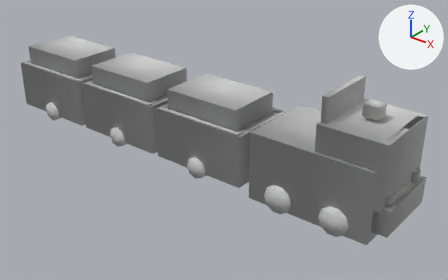
Renders of the FBX model game/Airside/Assets/Airside/Art/Models/Vehicles/mdl_baggage_tug_train_authored_v01.fbx from each side of a commit.
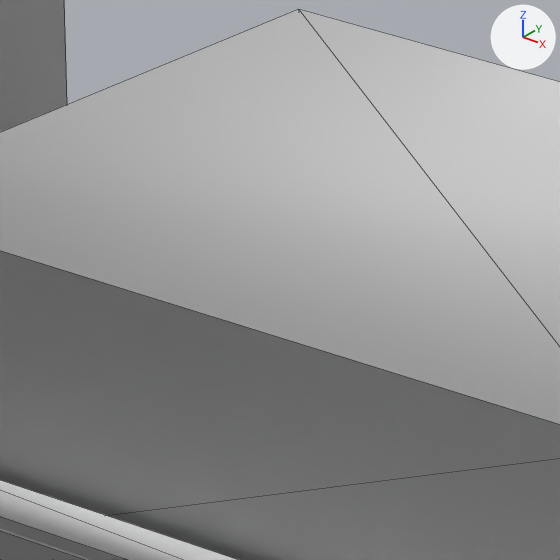
The first picture shows the older version from a camera (50 mm lens) standing at (0.0688, -0.0626, 0.0432) and looking at (0.0178, 0.0011, 0.0037). The close-ups show the older and then the newer version on the part from 40% to 51% of the width and 26% to 43% of the height of that picture. Only the edits that show in the close-ups are written down. Every picture has the same lights, and +X, +Y and +Z are marked at upper right. The close-ups show mesh edges as thin lines. Where no turn or scale is listed for an object, it has been applied to the vertices.

The first close-up shows 'cargo_1', 'cargo_2', 'cart_1', 'cart_rail_1'.
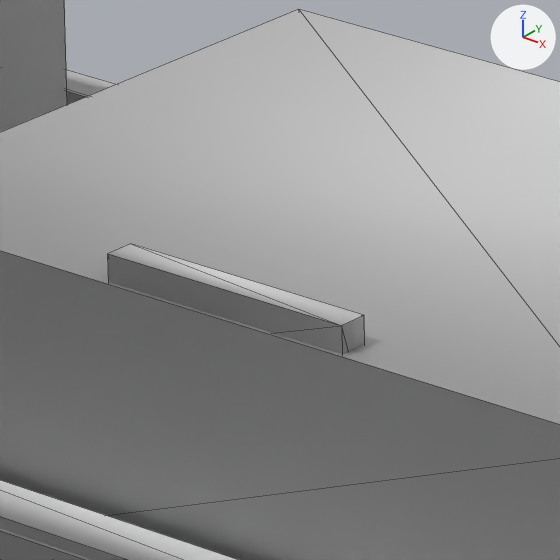
Where the change shows, as pixel boxes [x1, y1, x2, y2] in the close-ups (560 x 560 px):
'cargo_tag_1', added
    after: [108, 244, 365, 354]
'cart_gate_2', added
    after: [66, 70, 116, 105]

Diff of the bpy script that builds the scene:
```diff
--- a/game/Airside/Assets/Airside/Art/Models/Vehicles/mdl_baggage_tug_train_authored_v01.fbx.py
+++ b/game/Airside/Assets/Airside/Art/Models/Vehicles/mdl_baggage_tug_train_authored_v01.fbx.py
@@ me_mesh_023_1 @@
+me_mesh_023_1.from_pydata(...)  # a box spanning x 0.01625..0.01975, y -0.0042..-0.0038, z 0.0109..0.0121
+me_mesh_023_1.polygons.foreach_set('use_smooth', [True] * 12)
+me_mesh_023_1.materials.append(mat_defaultmaterial)  # light grey #cbcbcb
@@ me_mesh_018_1 @@
+me_mesh_018_1.from_pydata(...)  # a box spanning x -0.0045..0.0085, y 0.0052..0.0058, z 0.00475..0.00925
+me_mesh_018_1.polygons.foreach_set('use_smooth', [True] * 12)
+me_mesh_018_1.materials.append(mat_defaultmaterial)  # light grey #cbcbcb
@@ ob_cargo_tag_1 @@
+ob_cargo_tag_1 = bpy.data.objects.new('cargo_tag_1', me_mesh_023_1)
+ob_cargo_tag_1.location = (0.0, 0.0, 0.0)
@@ ob_cart_gate_2 @@
+ob_cart_gate_2 = bpy.data.objects.new('cart_gate_2', me_mesh_018_1)
+ob_cart_gate_2.location = (0.0, 0.0, 0.0)
```
